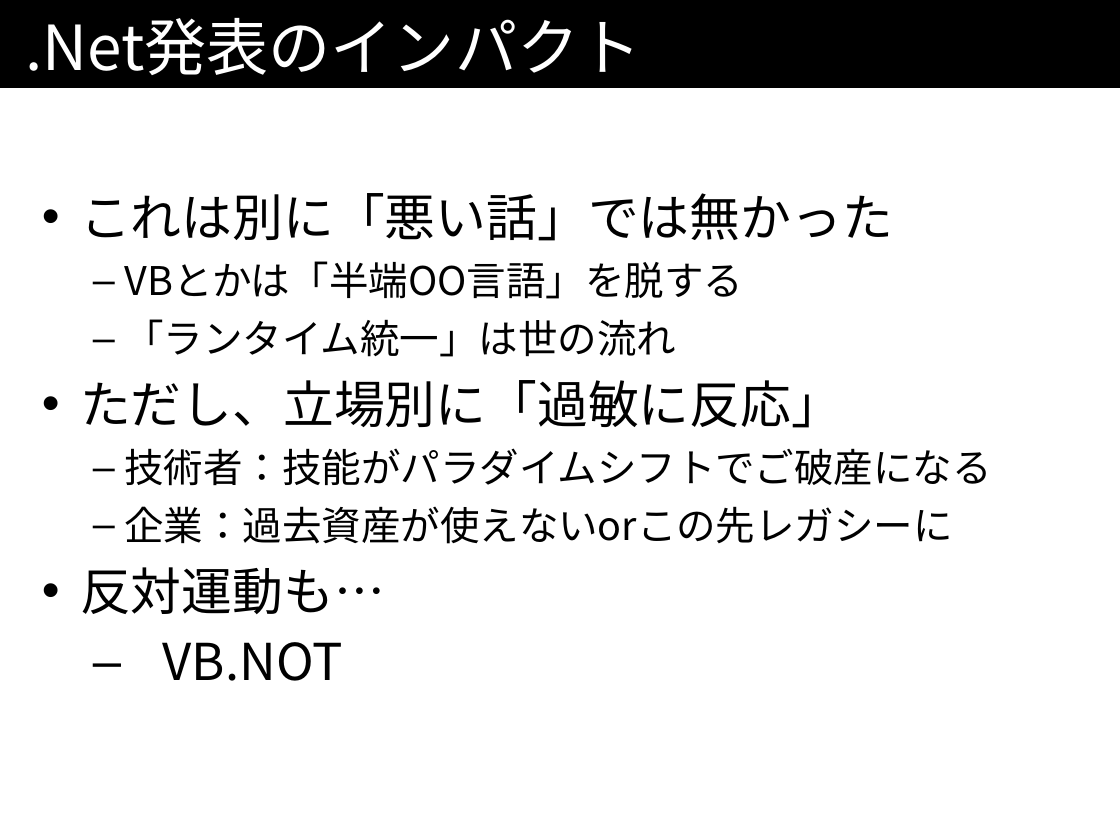
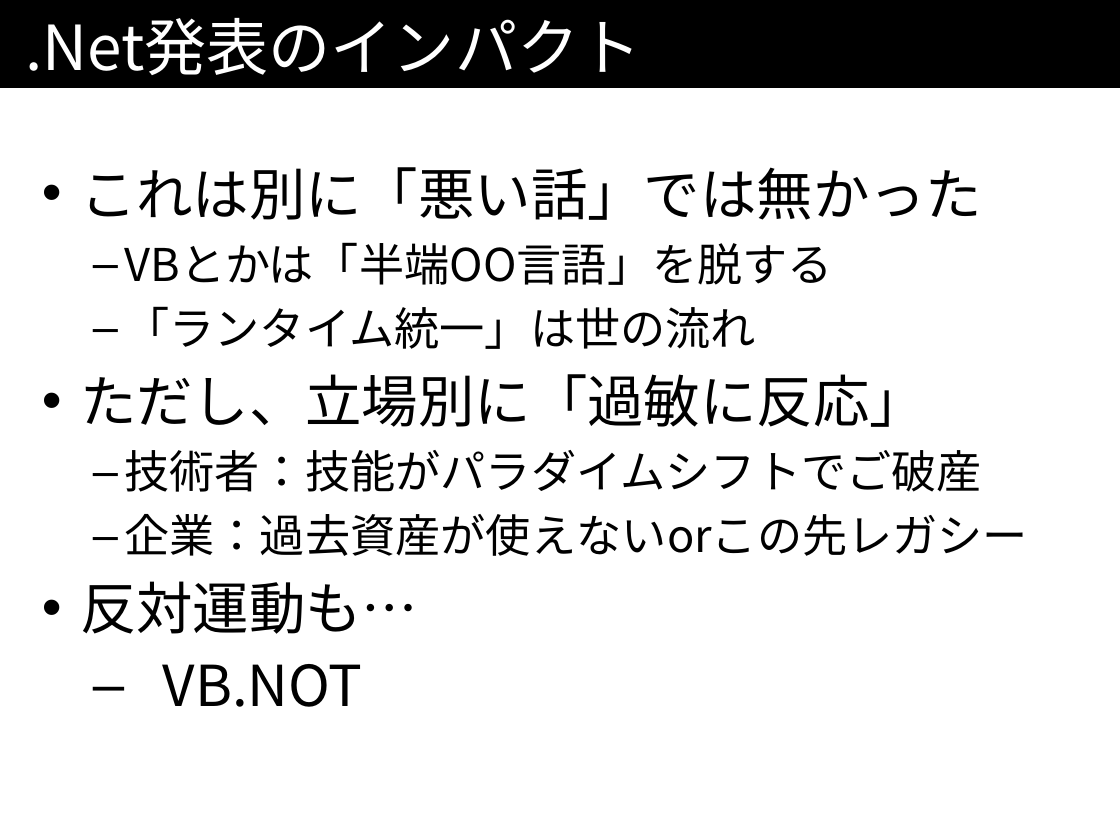
Before and after one commit to kazuhito-m/kazuhito-m.github.io, a slide deck: slide 44 of _drafts/comcamp2016.odp. Drawn at 1120x840 pixels with LibreOffice and Linux fonts; fonts in the diff are those of the drawing. Boxes give left, top, right and bottom in pixels: in the first picture for what was removed or moved away, otherwise in the second. Text is boxed around its words. In the diff, an @@ line names an element or a change of style, - is before the commit and + after.

Commit message:
資料完成。発表したやつを上げる。

```diff
--- a/_drafts/comcamp2016.odp
+++ b/_drafts/comcamp2016.odp
@@ text at box(80, 167, 982, 707): size 36 to 40 pt in "これは別に「悪い話」では無かった", "ただし、立場別に「過敏に反応」", "反対運動も…", "VB.NOT"; size 28 to 32 pt in "VBとかは「半端OO言語」を脱する", "「ランタイム統一」は世の流れ" @@
@@ text at box(125, 450, 1029, 556): text changed; size 28 to 32 pt @@
-  – 技術者：技能がパラダイムシフトでご破産になる
-  – 企業：過去資産が使えないorこの先レガシーに
+  – 技術者：技能がパラダイムシフトでご破産
+  – 企業：過去資産が使えないorこの先レガシー
```
Also in this commit, not shown: 10 other slides changed.
